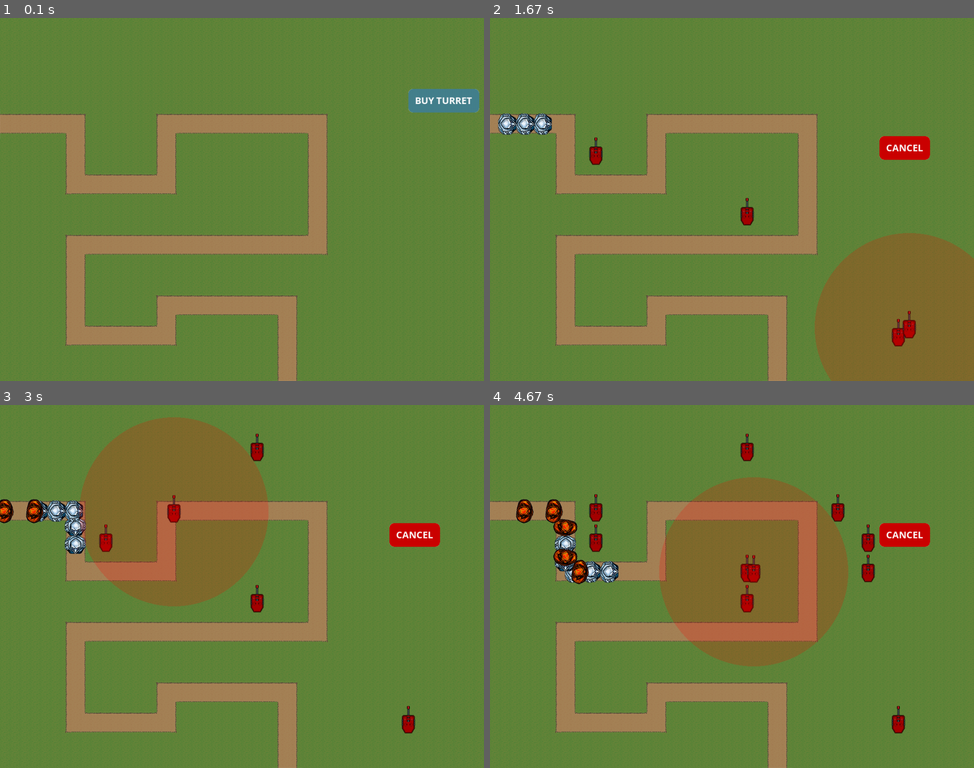
Above: before the commit, frames 1-4 (two rows, left to right).
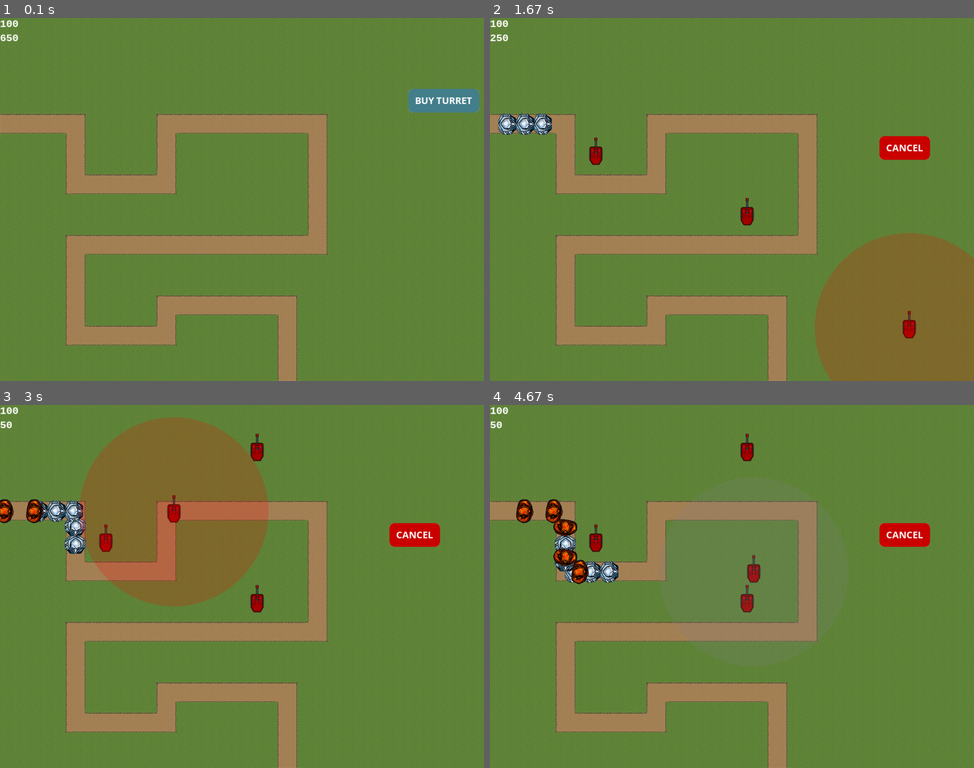
Above: after the commit, the same moments.

Repository: peter5454/PyGame
Game: pygame game, started from main.py
Same seed, same stepped clock (60 frames per second), same inputs: the game is played once before the commit and once after it.
Inputs (mouse positions are in pixels of both pictures, inside the frame that each line leads up to):
- Up to frame 1 (0.1 s): no input
- Up to frame 2 (1.67 s): click (935, 101) at 0.38 s; click (736, 224) at 0.72 s; click (581, 145) at 1.05 s; click (911, 326) at 1.38 s
- Up to frame 3 (3 s): click (251, 463) at 1.72 s; click (217, 680) at 2.05 s; click (227, 524) at 2.38 s; click (174, 510) at 2.72 s
- Up to frame 4 (4.67 s): click (857, 553) at 3.05 s; click (882, 579) at 3.38 s; click (833, 521) at 3.72 s; click (591, 517) at 4.05 s; click (751, 571) at 4.38 s

The runs differ from the first frame. In frame 1, 0.1% of the frame differs, in the area x 0-4%, y 0-7%; in frame 2, 0.2%; in frame 3, 0.2%; in frame 4, 17%, in the area x 0-86%, y 0-91%.

Commit message:
Buy turrets and simple health/money constants added

Diff:
--- a/constants.py
+++ b/constants.py
@@ -5,6 +5,12 @@
 SCREEN_WIDTH = TILE_SIZE * COLS
 SCREEN_HEIGHT = TILE_SIZE * ROWS
 FPS = 60
+HEALTH = 100
+MONEY = 650
 
 #enemy constants
 SPAWN_COOLDOWN = 400
+
+#turret constants
+BUY_COST = 200
+UPGRADE_COST = 100
--- a/main.py
+++ b/main.py
@@ -32,6 +32,20 @@
   "fire_golem": pg.image.load('assets/images/enemies/fire_golem.png').convert_alpha()
 }
 
+#turret
+cursor_turret = pg.image.load('assets/images/turrets/cursor_turret.png').convert_alpha()
+
+buy_turret_image = pg.image.load('assets/images/buttons/buy_turret.png').convert_alpha()
+cancel_image = pg.image.load('assets/images/buttons/cancel.png').convert_alpha()
+
+#create groups
+enemy_group = pg.sprite.Group()
+turret_group = pg.sprite.Group()
+
+#buttons
+turret_button = Button(c.SCREEN_WIDTH - 160 ,150, buy_turret_image)
+cancel_button = Button(c.SCREEN_WIDTH - 200 ,250, cancel_image)
+
 #load json data for level
 with open('assets/images/maps/map_1.tmj') as file:
   world_data = json.load(file)
@@ -41,18 +55,15 @@
 world.process_data()
 world.process_enemies()
 
-#turret
-cursor_turret = pg.image.load('assets/images/turrets/cursor_turret.png').convert_alpha()
-
-buy_turret_image = pg.image.load('assets/images/buttons/buy_turret.png').convert_alpha()
-cancel_image = pg.image.load('assets/images/buttons/cancel.png').convert_alpha()
-
-#create groups
-enemy_group = pg.sprite.Group()
-turret_group = pg.sprite.Group()
-
-turret_button = Button(c.SCREEN_WIDTH - 160 ,150, buy_turret_image)
-cancel_button = Button(c.SCREEN_WIDTH - 200 ,250, cancel_image)
+#load fonts for displaying text on the screen
+text_font = pg.font.SysFont("Consolas", 24, bold = True)
+large_font = pg.font.SysFont("Consolas", 36)
+
+#function for outputting text onto the screen
+def draw_text(text, font, text_col, x, y):
+  img = font.render(text, True, text_col)
+  screen.blit(img, (x, y))
+
 
 def distance(point1, point2):
   return mt.sqrt(((point1[0] - point2[0]) ** 2)+  (point1[1] - point2[1]) **2) #calculate euclidian distance
@@ -73,13 +84,18 @@
   if world.tile_map[mouse_tile_num] == 18:
     #check that there isn't already a turret there
     space_is_free = True
-    for turret in turret_group:
-      if (mouse_tile_x, mouse_tile_y) == (turret.tile_x, turret.tile_y):
-        space_is_free = False
-      #if it is a free space then create turret
+    if mouse_pos[0] > (c.SCREEN_WIDTH - c.SIDE_PANEL - 1):
+      space_is_free = False
+    elif len(turret_group) > 0:
+      for turret in turret_group:
+        if (mouse_tile_x, mouse_tile_y) == (turret.tile_x, turret.tile_y):
+          space_is_free = False
+    #if it is a free space then create turret
     if space_is_free == True:
       new_turret = Turret(cursor_turret, mouse_tile_x, mouse_tile_y)
       turret_group.add(new_turret)
+      #deduct cost of turret
+      world.money -= c.BUY_COST
       """
       close = overlapping_turrets(mouse_pos)
       if close == False:
@@ -95,7 +111,7 @@
   #calculate the sequential number of the tile
   mouse_tile_num = (mouse_tile_y * c.COLS) + mouse_tile_x
   #check if that tile is grass
-  if world.tile_map[mouse_tile_num] != 18:
+  if world.tile_map[mouse_tile_num] != 18 or mouse_pos[0] > (c.SCREEN_WIDTH - c.SIDE_PANEL - 1):
     return True
   #chek if mouse tile is occupied
   for turret in turret_group:
@@ -145,6 +161,10 @@
   enemy_group.draw(screen)
   turret_group.draw(screen)
 
+  draw_text(str(world.health), text_font, "grey100", 0, 0)
+  draw_text(str(world.money), text_font, "grey100", 0, 30)
+
+
   #spawn enemies
   if pg.time.get_ticks() - last_enemy_spawn > c.SPAWN_COOLDOWN:
     if world.spawned_enemies < len(world.enemy_list):
@@ -185,7 +205,9 @@
       if mouse_pos[0] < c.SCREEN_WIDTH and mouse_pos[1] < c.SCREEN_HEIGHT:
 
         if placing_turrets == True:
-          place_turret = create_turret(mouse_pos)
+          #check if there is enough money for a turret
+          if world.money >= c.BUY_COST:
+            place_turret = create_turret(mouse_pos)
           if place_turret:
             placing_turrets = False
 
--- a/world.py
+++ b/world.py
@@ -1,9 +1,12 @@
 import pygame as pg
+import constants as c
 from enemy_data import ENEMY_SPAWN_DATA
 
 class World():
     def __init__(self, data, map_image):
         self.level = 1
+        self.health = c.HEALTH
+        self.money = c.MONEY
         self.tile_map = []
         self.waypoints = []
         self.level_data = data
